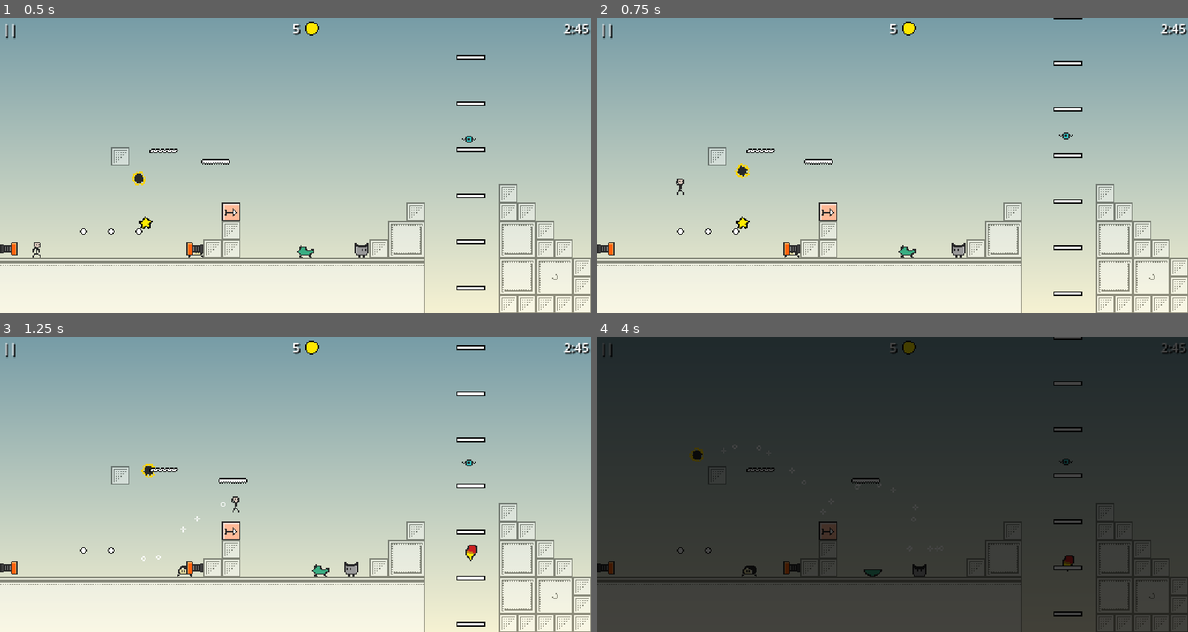
Above: before the commit, frames 1-4 (two rows, left to right).
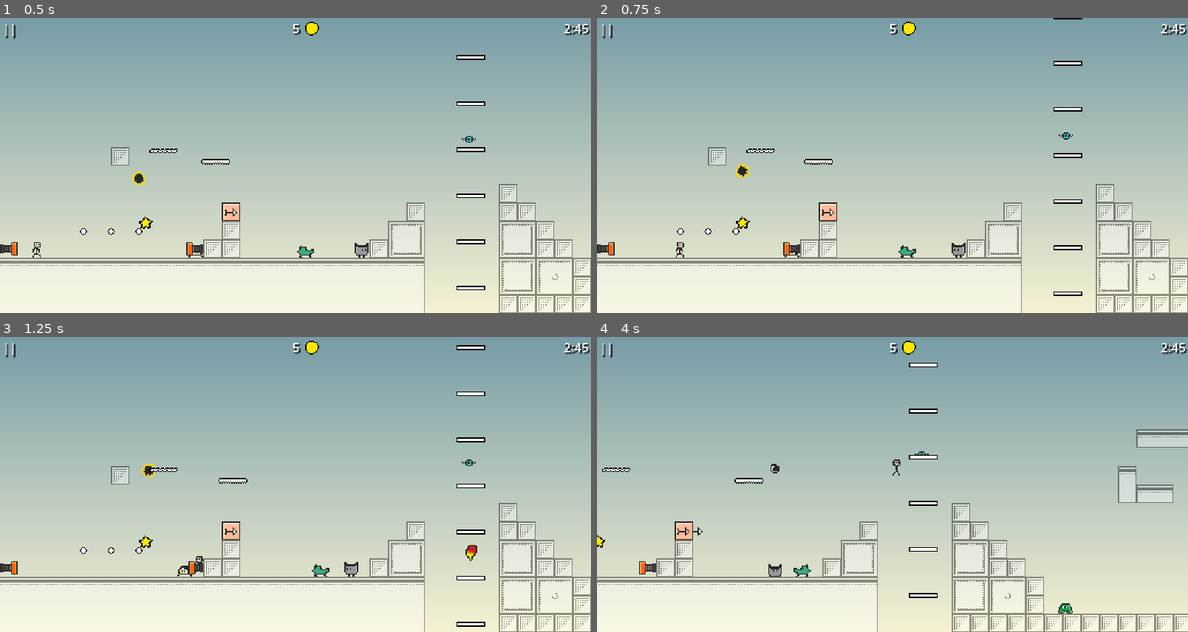
Above: after the commit, the same moments.

Repository: yannicka/ninja
Game: Godot game, scene res://src/Scenes/Game.tscn
Two runs of this game, one before a commit and one after it. Both use one fixed random seed, a clock stepped at 60 frames per second and the inputs below.
Inputs:
- Up to frame 1 (0.5 s): no input
- Up to frame 2 (0.75 s): hold Right (ui_right) from 0.53 s (still down); hold Space (space) from 0.53 s (still down)
- Up to frame 3 (1.25 s): keep holding Right (ui_right); keep holding Space (space); tap Up (ui_up) at 0.77 s
- Up to frame 4 (4 s): release Space (space) at 1.28 s; tap Space (space) at 1.35, 2.85 s; tap Up (ui_up) at 1.52, 3.02, 3.77 s; release Right (ui_right) at 2.03 s; hold Left (ui_left) 2.03-2.78 s; hold Space (space) 2.03-2.78 s; hold Right (ui_right) from 2.78 s (still down); hold Space (space) from 3.53 s (still down)

Frame 1 is identical in both runs. In frame 2, less than 0.1% of the frame differs, in the area x 13-15%, y 54-82%; in frame 3, 0.2%; in frame 4, 100%, in the area x 0-100%, y 0-100%.

Commit message:
Correction des déplacements clavier/souris/toucher

Diff:
--- a/src/Player.gd
+++ b/src/Player.gd
@@ -30,6 +30,24 @@
 		if collision.get_collider().has_method("advance"):
 			collision.get_collider().advance(delta)
 
+	if not OS.has_feature("mobile"):
+		if OS.is_debug_build():
+			if Input.is_action_pressed("ui_left"):
+				direction = Vector2.LEFT
+				move = true
+			elif Input.is_action_pressed("ui_right"):
+				direction = Vector2.RIGHT
+				move = true
+
+			if Input.is_action_just_released("ui_left") or Input.is_action_just_released("ui_right"):
+				move = false
+
+	if Input.is_action_pressed("space"):
+		move = true
+
+	if Input.is_action_just_released("space"):
+		move = false
+
 	if Input.is_action_just_pressed("ui_up"):
 		jumping = true
 
@@ -42,21 +60,7 @@
 	if is_on_floor() and jumping:
 		velocity.y = JUMP_VELOCITY
 
-	if not OS.has_feature("mobile"):
-		if Input.is_action_pressed("space"):
-			jumping = true
-		else:
-			jumping = false
-
-		if OS.is_debug_build():
-			if Input.is_action_pressed("ui_left"):
-				direction = Vector2.LEFT
-				move = true
-			elif Input.is_action_pressed("ui_right"):
-				direction = Vector2.RIGHT
-				move = true
-			else:
-				move = false
+		state = "jump"
 
 	if move:
 		velocity.x = direction.x * speed
